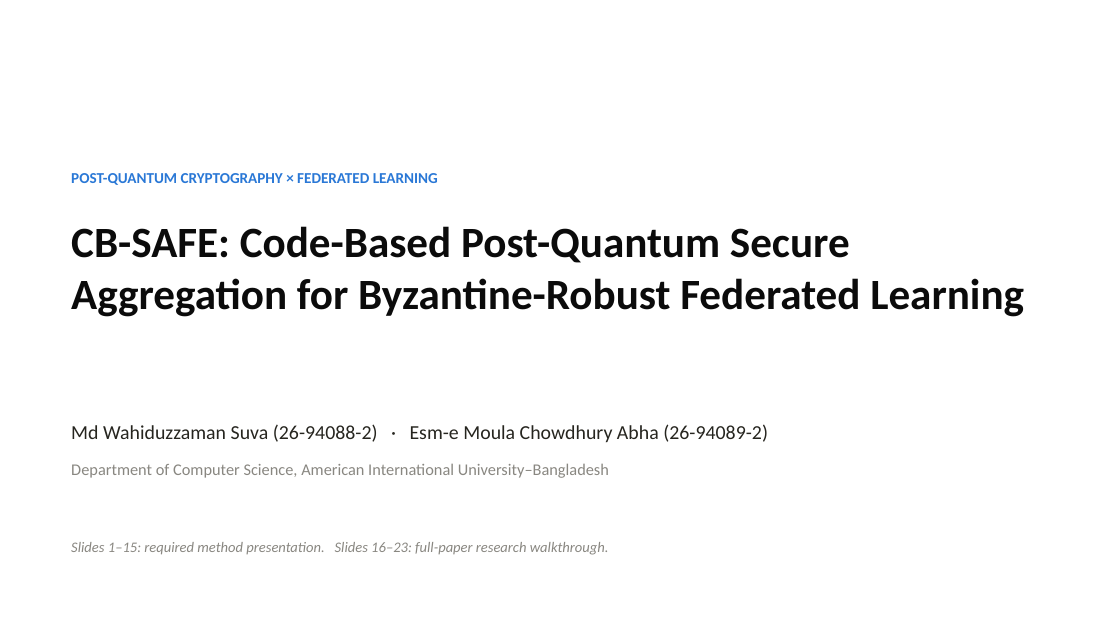
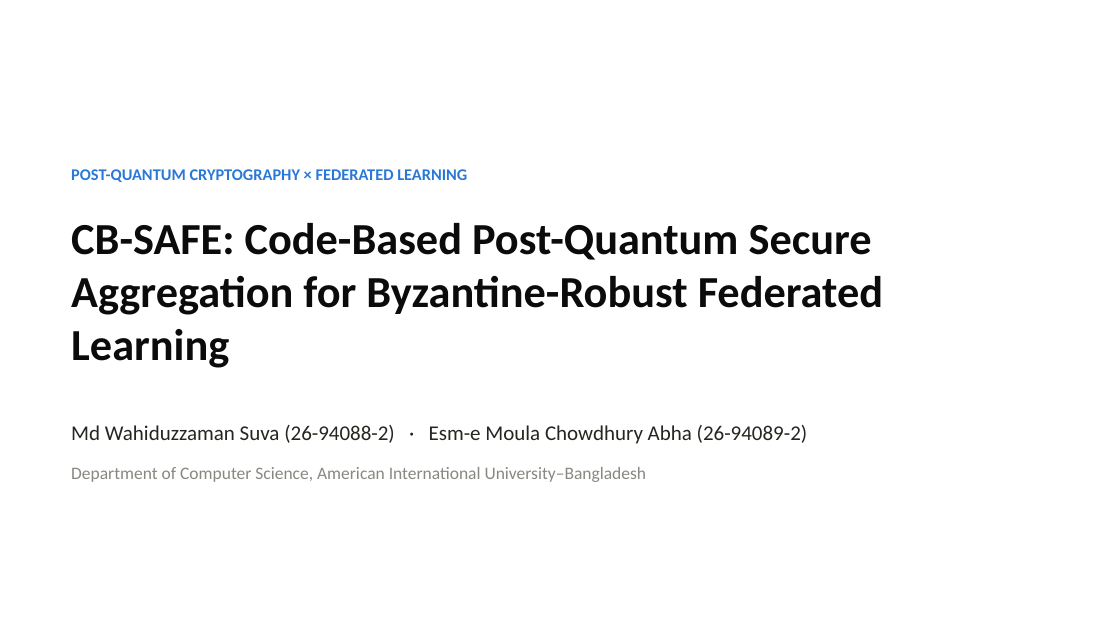
Before and after one commit to wshuv-o/cb-safe-draft, a slide deck: slide 1 of paper/cbsafe_deck.pptx. Drawn at 1120x630 pixels with LibreOffice and Linux fonts; fonts in the diff are those of the drawing. Boxes give left, top, right and bottom in pixels: in the first picture for what was removed or moved away, otherwise in the second. Text is boxed around its words. In the diff, an @@ line names an element or a change of style, - is before the commit and + after.

```diff
--- a/paper/cbsafe_deck.pptx
+++ b/paper/cbsafe_deck.pptx
@@ text "POST-QUANTUM CRYPTOGRAPHY × FEDERATED LEARNING" at box(71, 169, 467, 182): size 13 to 14 pt @@
@@ text "CB-SAFE: Code-Based Post-Quantum Secure Aggregation ..." at box(71, 223, 883, 368): size 37 to 38 pt @@
@@ text "Md Wahiduzzaman Suva (26-94088-2) · ..." at box(71, 425, 808, 444): size 17 to 18 pt @@
@@ text "Department of Computer Science, American ..." at box(71, 467, 647, 482): size 14 to 15 pt @@
@@ text removed at box(71, 542, 609, 555) @@
-Slides 1–15: required method presentation. Slides 16–23: full-paper research walkthrough.
```
Also in this commit, not shown: 23 other slides changed, 1 slide added, 1 slide removed, 27 other files.
